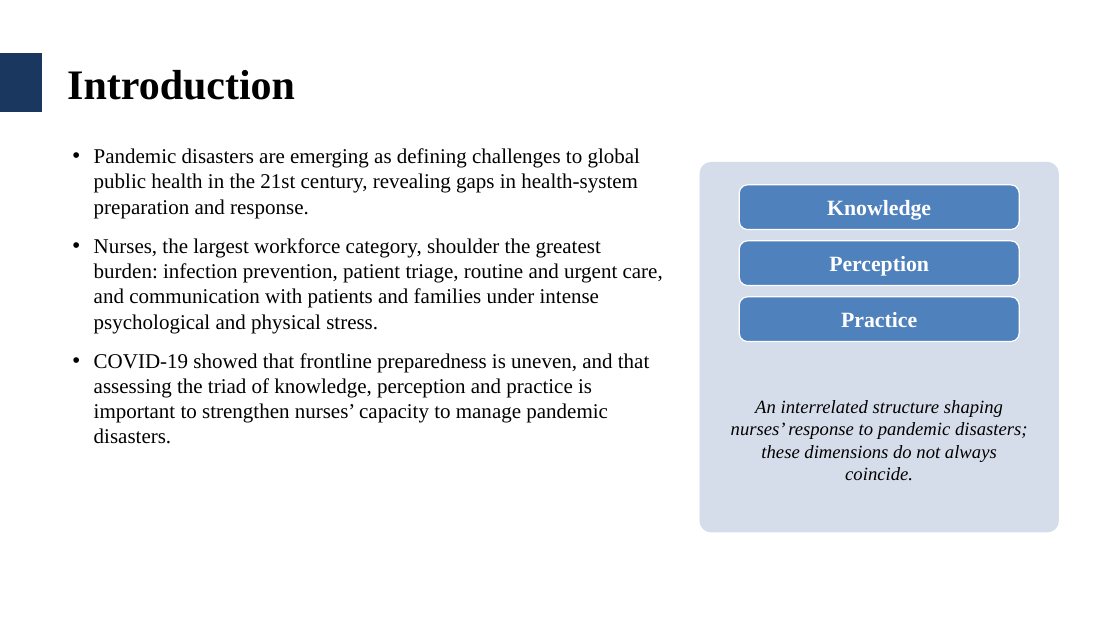
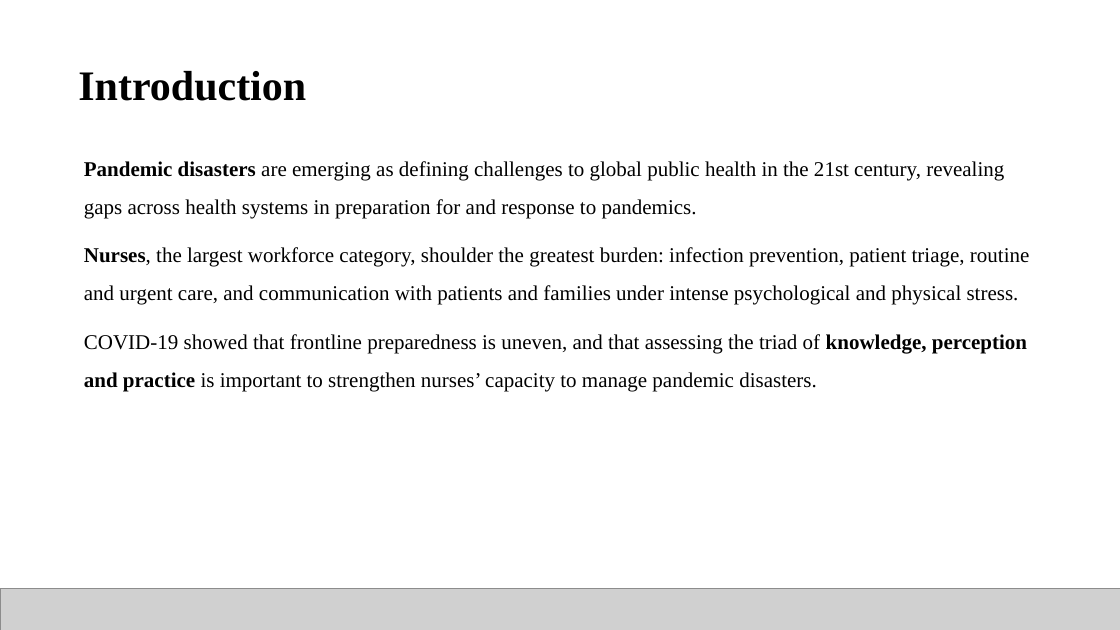
Before and after one commit to alinoshiliabunader-arch/CIPC, a slide deck: slide 2 of Samirah_Alkhaldi_Thesis_Defense.pptx. Drawn at 1120x630 pixels with LibreOffice and Linux fonts; fonts in the diff are those of the drawing; grey boxes stand for pictures; background and template pictures are left out. Boxes give left, top, right and bottom in pixels: in the first picture for what was removed or moved away, otherwise in the second. Text is boxed around its words. In the diff, an @@ line names an element or a change of style, - is before the commit and + after.

```diff
--- a/Samirah_Alkhaldi_Thesis_Defense.pptx
+++ b/Samirah_Alkhaldi_Thesis_Defense.pptx
@@ rectangle removed at [0, 53, 42, 112] @@
@@ text "Introduction": place and size @@
-text "Introduction" at [67, 70, 295, 100]
+text "Introduction" at [78, 71, 306, 101]
@@ text "Pandemic disasters are emerging as ...": place and size @@
-text "Pandemic disasters are emerging as ..." at [94, 148, 663, 444]
+text "Pandemic disasters are emerging as ..." at [84, 161, 1029, 392]
@@ text at [84, 161, 1004, 218]: text changed @@
-• Pandemic disasters are emerging as defining challenges to global public health in the 21st century, revealing gaps in health-system preparation and response.
+Pandemic disasters are emerging as defining challenges to global public health in the 21st century, revealing gaps across health systems in preparation for and response to pandemics.
@@ rounded rectangle removed at [700, 162, 1058, 532] @@
@@ rounded rectangle removed at [739, 185, 1019, 230] @@
@@ text removed at [827, 200, 931, 220] @@
-Knowledge
@@ text at [84, 247, 1029, 392]: bold on in "Nurses,", "knowledge, perception and practice"; bullet • to none; line spacing 1 to 1.5; less space between paragraphs @@
@@ rounded rectangle removed at [739, 241, 1019, 286] @@
@@ text removed at [829, 256, 929, 276] @@
-Perception
@@ rounded rectangle removed at [739, 297, 1019, 342] @@
@@ text removed at [841, 312, 917, 327] @@
-Practice
@@ text removed at [731, 400, 1028, 480] @@
-An interrelated structure shaping nurses’ response to pandemic disasters; these dimensions do not always coincide.
@@ picture added at [0, 588, 1120, 630] @@
@@ page number removed at [1058, 595, 1103, 623] @@
-2
```
Also in this commit, not shown: 40 other slides changed, 3 slides added, 2 slides removed.
